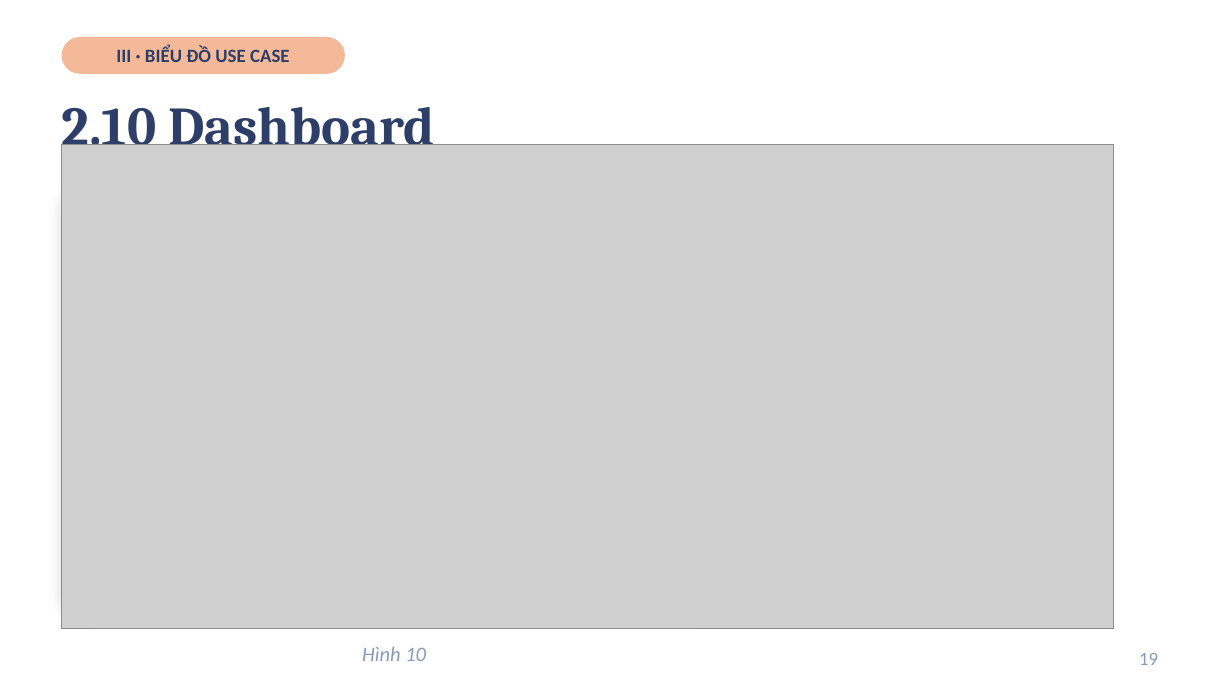
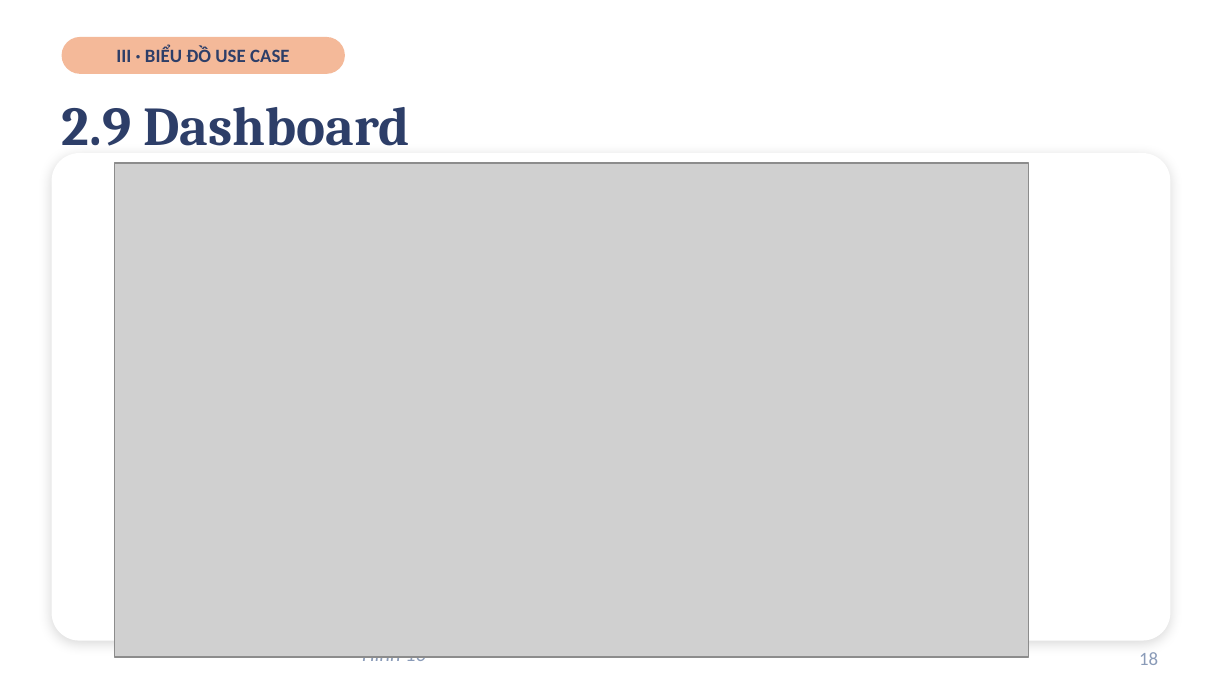
Before and after one commit to tqlong1003/SPS-System, a slide deck: slide 18 of Slide_Khoa_Luan.pptx (slide 19 before the commit). Drawn at 1232x693 pixels with LibreOffice and Linux fonts; fonts in the diff are those of the drawing; grey boxes stand for pictures. Boxes give left, top, right and bottom in pixels: in the first picture for what was removed or moved away, otherwise in the second. Text is boxed around its words. In the diff, an @@ line names an element or a change of style, - is before the commit and + after.

```diff
--- a/Slide_Khoa_Luan.pptx
+++ b/Slide_Khoa_Luan.pptx
@@ title at box(62, 107, 409, 146): text changed @@
-2.10 Dashboard
+2.9 Dashboard
@@ rounded rectangle: place and size @@
-rounded rectangle at box(62, 185, 727, 616)
+rounded rectangle at box(52, 153, 1170, 641)
@@ picture: place and size @@
-picture at box(62, 144, 1114, 628)
+picture at box(115, 163, 1029, 657)
@@ page number at box(1139, 652, 1158, 665): text changed @@
-19
+18
```
Also in this commit, not shown: 14 other slides changed, 20 other files.
